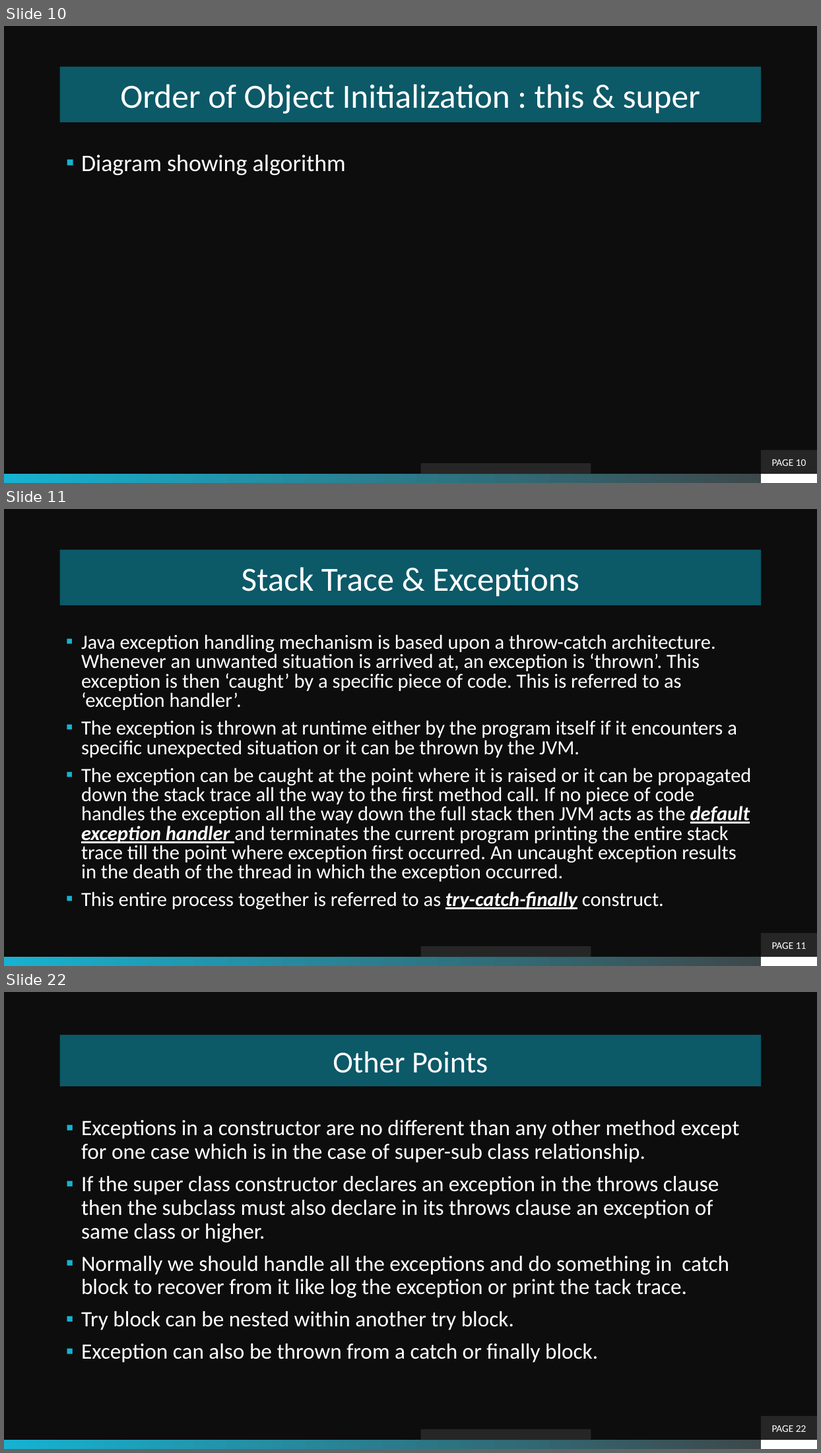
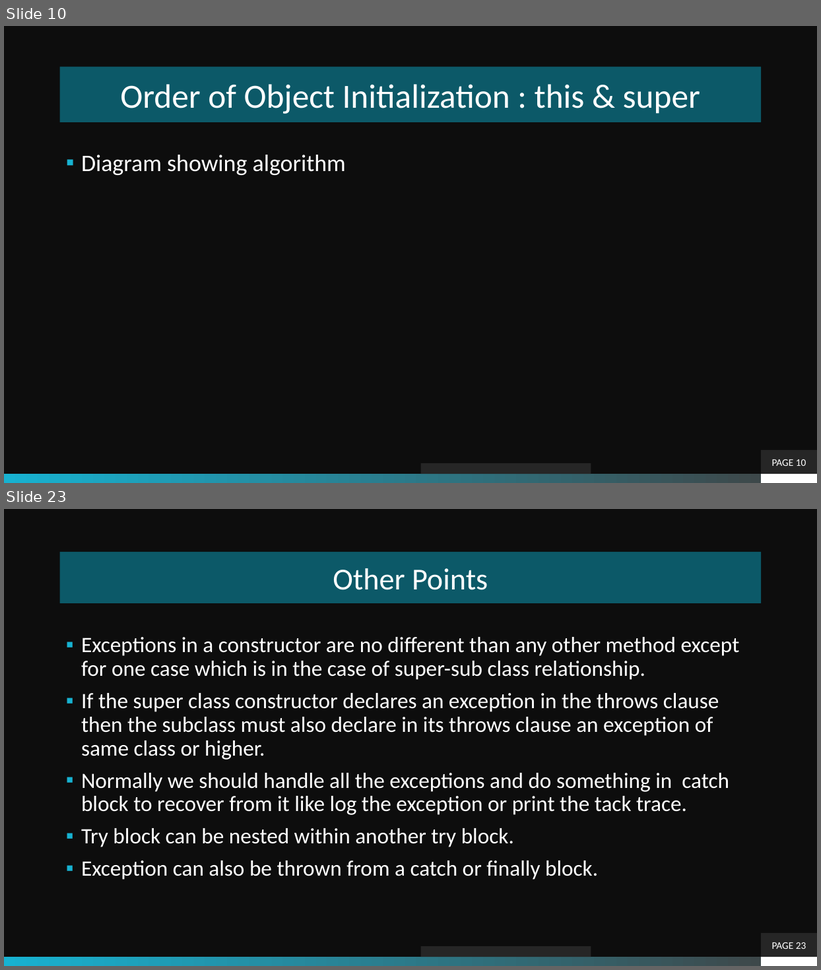
Before and after one commit to theLeonidas/Courses, a slide deck: courseMaterial/Inheritance/Inheritance.pptx. Shown one above the other, each under a label of ours: slides 10, 11 and 22 before the commit, slides 10 and 23 after it; the slides between them are not shown. The pictures are 821x1453 and 821x970 pixels, drawn with LibreOffice and Linux fonts; fonts in the diff are those of the drawing; background and template pictures are left out. Boxes give left, top, right and bottom in pixels: in the first picture for what was removed or moved away, otherwise in the second. Text is boxed around its words. In the diff, an @@ line names an element or a change of style, - is before the commit and + after.

```diff
--- a/courseMaterial/Inheritance/Inheritance.pptx
+++ b/courseMaterial/Inheritance/Inheritance.pptx
@@ slide 11 removed at (4, 509, 817, 966), background picture (left out); not listed: 2 template elements that a slide beside it also shows @@
@@ title removed at (60, 550, 762, 605) @@
-Stack Trace & Exceptions
@@ text removed at (81, 634, 751, 910) @@
-▪ Java exception handling mechanism is based upon a throw-catch architecture. Whenever an unwanted situation is arrived at, an exception is ‘thrown’. This exception is then ‘caught’ by a specific piece of code. This is referred to as ‘exception handler’.
-▪ The exception is thrown at runtime either by the program itself if it encounters a specific unexpected situation or it can be thrown by the JVM.
-▪ The exception can be caught at the point where it is raised or it can be propagated down the stack trace all the way to the first method call. If no piece of code handles the exception all the way down the full stack then JVM acts as the default exception handler and terminates the current program printing the entire stack trace till the point where exception first occurred. An uncaught exception results in the death of the thread in which the exception occurred.
-▪ This entire process together is referred to as try-catch-finally construct.
@@ page number removed at (762, 933, 817, 957) @@
-PAGE 11
@@ rectangle removed at (420, 947, 591, 957) @@
@@ what was slide 22 is now slide 23 @@
@@ page number at (772, 943, 807, 949): text changed @@
-PAGE 22
+PAGE 23
```
Also in this commit, not shown: 6 slides changed, 6 slides added, 5 other slides removed, 19 other files.
